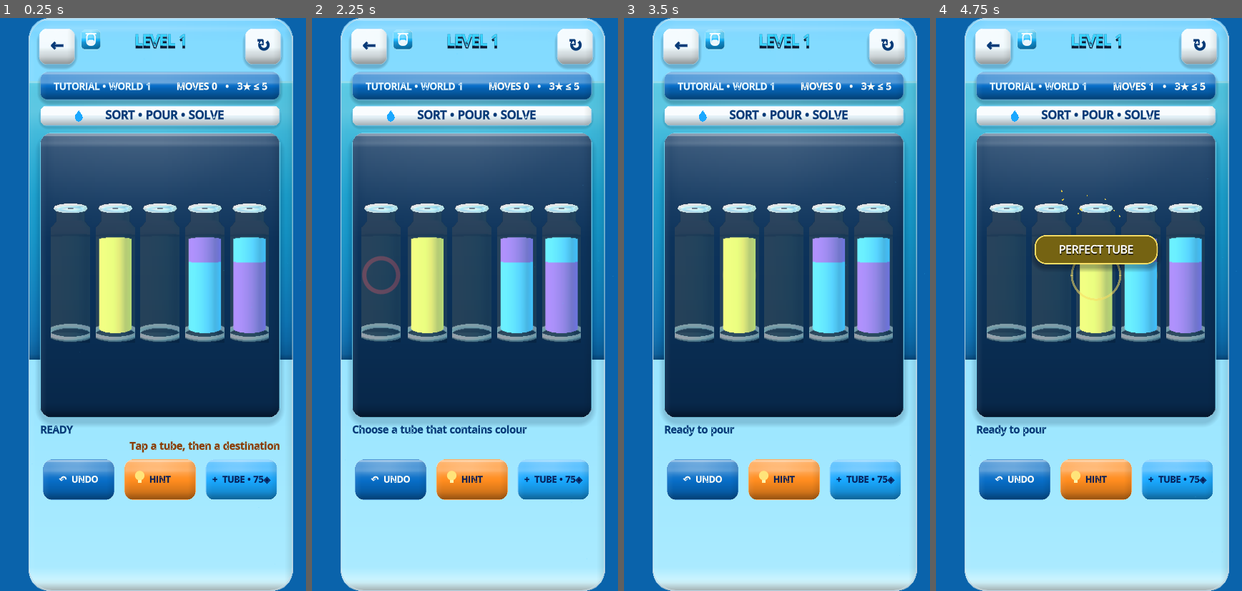
Above: before the commit, frames 1-4 (left to right).
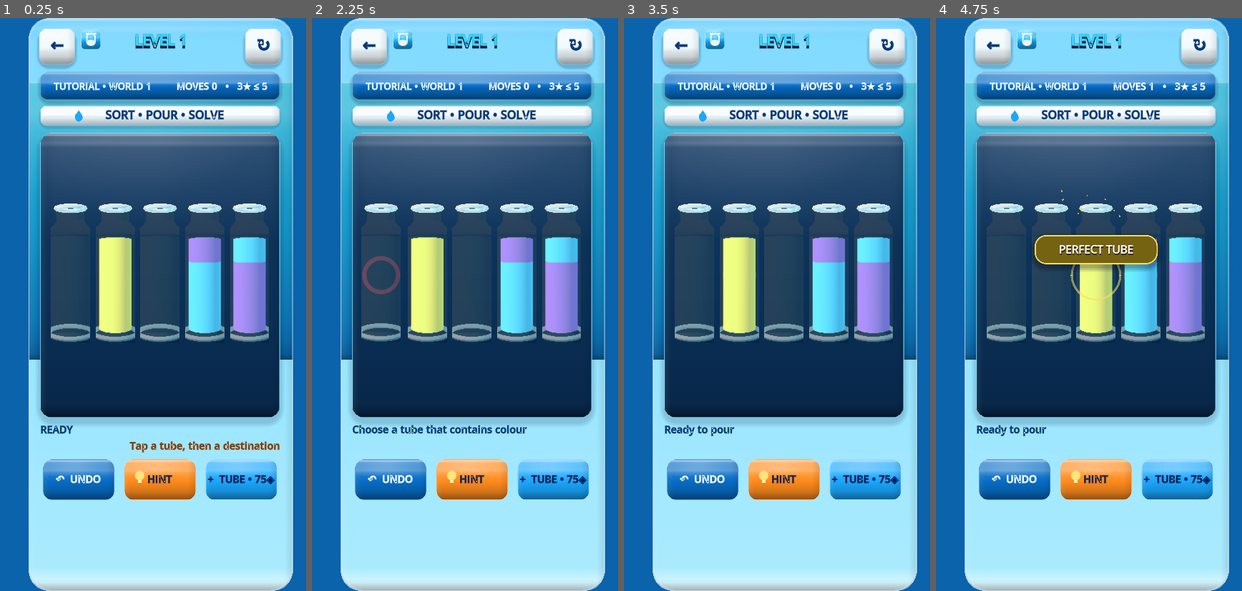
Above: after the commit, the same moments.

Repository: eghosa001/unjam
Game: Godot game, scene res://scenes/WaterSort.tscn
Two runs of this game, one before a commit and one after it. Both use one fixed random seed, a clock stepped at 60 frames per second and the inputs below. This scene is started directly instead of the project's main scene.
Inputs (mouse positions are in pixels of both pictures, inside the frame that each line leads up to):
- Up to frame 1 (0.25 s): no input
- Up to frame 2 (2.25 s): click "←" at 0.5 s; click "↻" at 1.25 s; click (382, 275) at 2.02 s
- Up to frame 3 (3.5 s): click (740, 275) at 2.77 s
- Up to frame 4 (4.75 s): click (1095, 275) at 3.52 s; click (1141, 275) at 4.27 s

The runs differ from the first frame. In frame 1, 0.4% of the frame differs, in the area x 18-90%, y 79-82%; in frame 2, 0.4%; in frame 3, 0.4%; in frame 4, 0.4%.

Commit message:
polish: raise Water action typography

Diff:
--- a/scripts/game/water_sort_assisted.gd
+++ b/scripts/game/water_sort_assisted.gd
@@ -39,8 +39,8 @@
 			var existing := child as Button
 			existing.custom_minimum_size = Vector2(106, 60)
 			existing.size_flags_horizontal = Control.SIZE_EXPAND_FILL
-			existing.add_theme_font_size_override("font_size", 12)
-	var add_tube := RefCanvas.premium_button("+  TUBE • 75◈", 12, Color(1.0, 0.995, 0.97), Color(0.10, 0.66, 1.0), 16, Color(0.55, 0.83, 1.0, 0.56), 1.3)
+			existing.add_theme_font_size_override("font_size", 14)
+	var add_tube := RefCanvas.premium_button("+  TUBE • 75◈", 14, Color(1.0, 0.995, 0.97), Color(0.10, 0.66, 1.0), 16, Color(0.55, 0.83, 1.0, 0.56), 1.3)
 	add_tube.name = "AddTubeAction"
 	add_tube.custom_minimum_size = Vector2(106, 60)
 	add_tube.size_flags_horizontal = Control.SIZE_EXPAND_FILL
